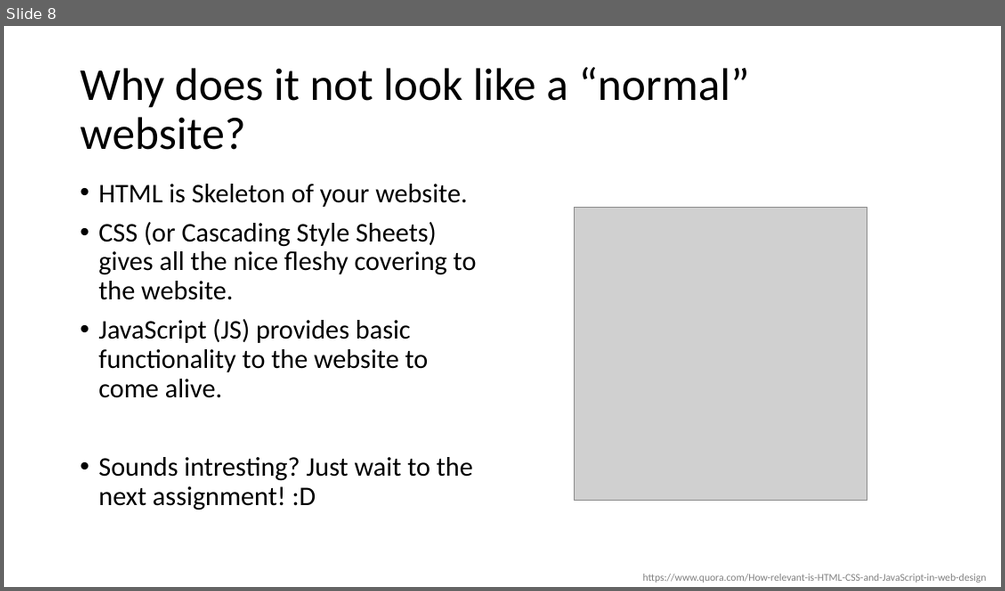
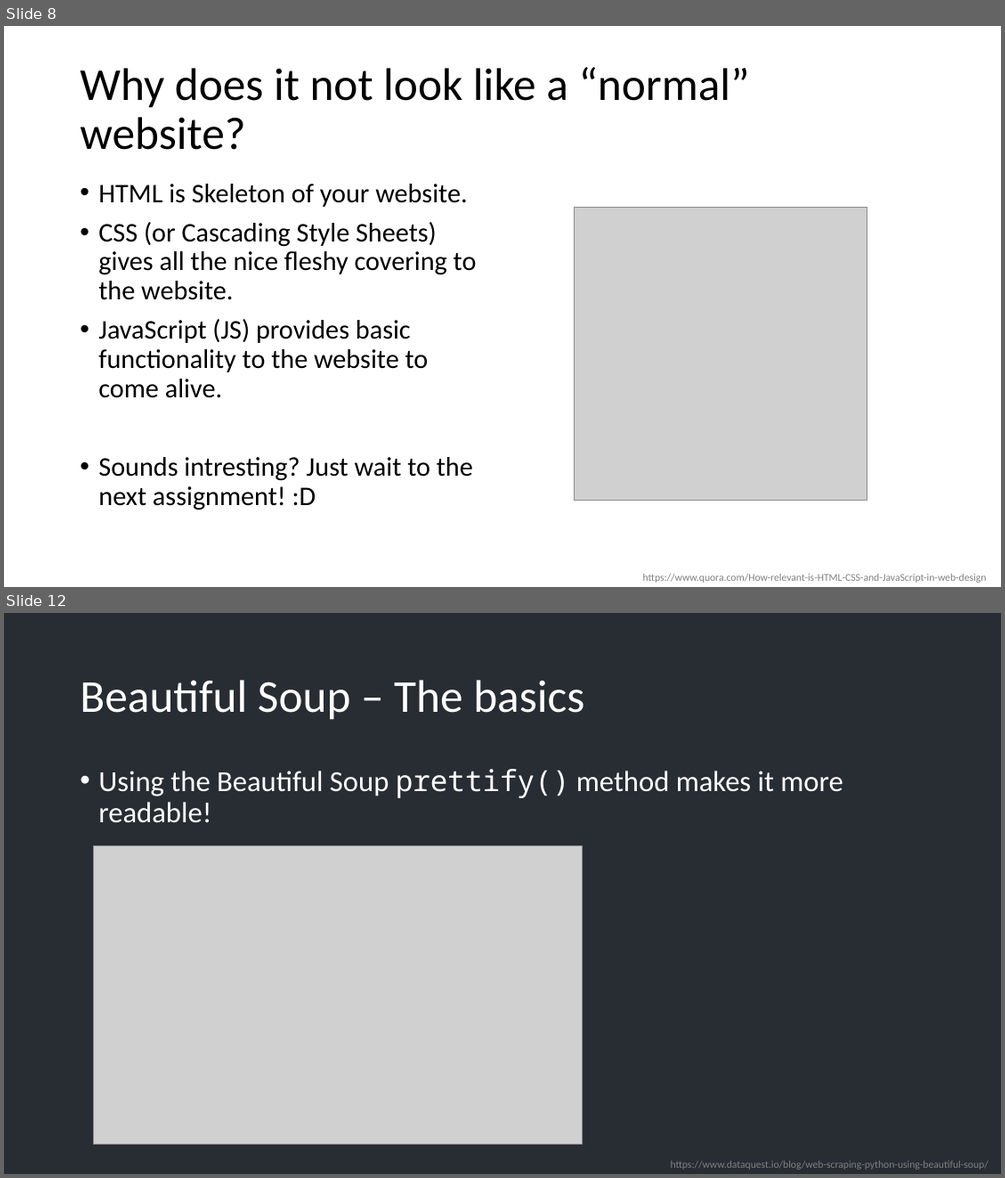
Before and after one commit to fmwestby/IN3110_Group_Sessions, a slide deck: 06_webScrapping/beautifulSoup.pptx. Shown one above the other, each under a label of ours: slide 8 before the commit, slides 8 and 12 after it; the slides between them are not shown. The pictures are 1005x591 and 1005x1178 pixels, drawn with LibreOffice and Linux fonts; fonts in the diff are those of the drawing; grey boxes stand for pictures. Boxes give left, top, right and bottom in pixels: in the first picture for what was removed or moved away, otherwise in the second. Text is boxed around its words. In the diff, an @@ line names an element or a change of style, - is before the commit and + after.

```diff
--- a/06_webScrapping/beautifulSoup.pptx
+++ b/06_webScrapping/beautifulSoup.pptx
@@ slide 12 added at bbox=[4, 613, 1001, 1174], background #282C33 @@
@@ title added at bbox=[80, 680, 584, 720], 44 pt, text #FFFFFF @@
+Beautiful Soup – The basics
@@ text added at bbox=[98, 769, 842, 823], 28 pt, text #FFFFFF @@
+• Using the Beautiful Soup prettify() method makes it more readable!
@@ picture added at bbox=[93, 845, 582, 1144] @@
@@ text added at bbox=[671, 1160, 988, 1169], 10 pt, text #808080 @@
+https://www.dataquest.io/blog/web-scraping-python-using-beautiful-soup/
```
Also in this commit, not shown: 6 slides changed, 5 other slides added, 3 other files.
